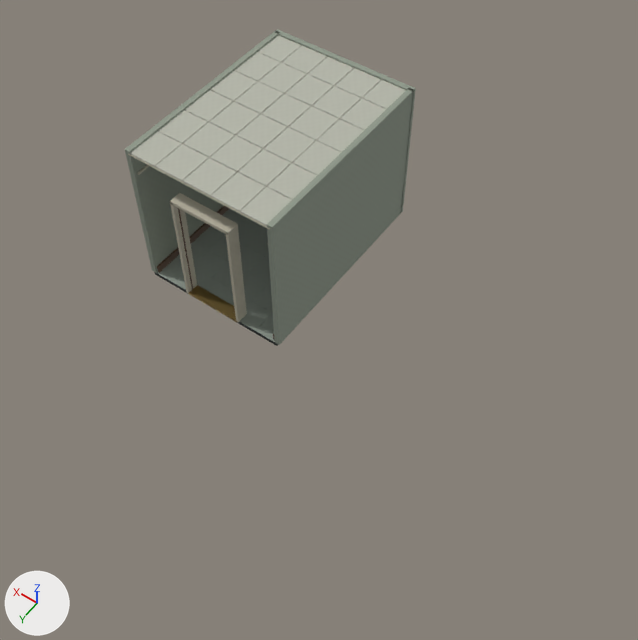
The FBX model unreal/ArtSource/Office/Export/SM_Office_Room.fbx, before and after one commit.
Before and after are seen from a camera (50 mm lens) standing at (-6.49, 0.06, 11.74) and looking at (-1.62, -6.77, 1.01). Arrows for +X, +Y and +Z are at lower left; the lights stay in place. The picture after the commit comes second.

The first picture shows 'SM_Office_Room'.
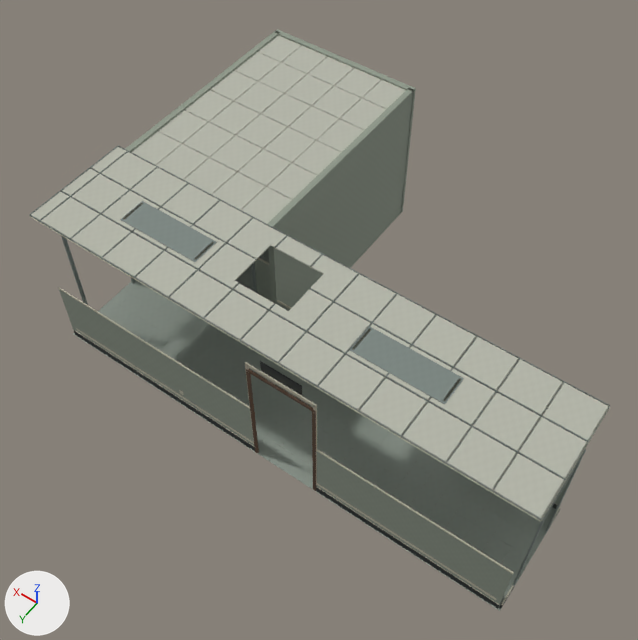
Location of each change, [x1, y1, x2, y2] in pixels of the pictures (638 x 640 px; the box of a moved part takes in the faces that stretch with it):
'SM_Office_Room', reshaped (99% wider, 83% taller): before [125, 29, 416, 346]; after [30, 29, 610, 611]
part 1 of me_cube_183, moved or reshaped (mostly hidden afterwards): before [226, 227, 247, 322]; after [254, 257, 260, 293]
part 2 of me_cube_183, moved or reshaped (not visible afterwards): before [170, 204, 197, 293]
part 3 of me_cube_183, moved or reshaped (not visible afterwards): before [170, 193, 238, 235]
part 4 of me_cube_183, moved or reshaped (not visible afterwards): before [178, 208, 193, 290]
part 5 of me_cube_183, added (mostly hidden): after [251, 263, 256, 292]
part 6 of me_cube_183, moved or reshaped (not visible afterwards): before [188, 285, 237, 322]
part 7 of me_cube_183, added: after [30, 145, 610, 611]
part 8 of me_cube_183, surface changed: before [125, 148, 352, 346]; after [125, 148, 352, 307]

What the commit changed:
Picture 'M_Office_CorridorTubeEast_rough.png' (img_m_office_corridortubeeast_rough_png) is new.
Picture 'M_Office_CorridorTubeEast_base.png' (img_m_office_corridortubeeast_base_png) is new.
Picture 'M_Office_Paper_base.png' (img_m_office_paper_base_png) is new.
Picture 'M_Office_Paper_rough.png' (img_m_office_paper_rough_png) is new.
Picture 'M_Office_CorridorTubeWest_base.png' (img_m_office_corridortubewest_base_png) is new.
Picture 'M_Office_CorridorTubeWest_rough.png' (img_m_office_corridortubewest_rough_png) is new.
Material 'M_Office_CorridorTubeEast' (mat_m_office_corridortubeeast) is new.
Uses the picture img_m_office_corridortubeeast_base_png.
Uses the picture img_m_office_corridortubeeast_rough_png.
Material 'M_Office_Paper' (mat_m_office_paper) is new.
Uses the picture img_m_office_paper_base_png.
Uses the picture img_m_office_paper_rough_png.
Material 'M_Office_CorridorTubeWest' (mat_m_office_corridortubewest) is new.
Uses the picture img_m_office_corridortubewest_base_png.
Uses the picture img_m_office_corridortubewest_rough_png.
me_cube_183 is used by ob_sm_office_room; location (0.0, 0.0, 0.0).
me_cube_183 had 10424 vertices, 20404 faces and spanned x -0.93..1.88, y -10.42..-6.57, z -0.07..2.78.
me_cube_183 now has 48477 vertices, 94884 faces and spans x -6.01..2.01, y -10.42..-4.79, z -0.07..2.8.
me_cube_183 part 1: the loose piece of 96 vertices spanning x -0.09..-0.03, y -6.81..-6.59, z 0.0..2.16 is scaled about its middle by (0.33, 0.794, 0.967), then moved by (0.0, -0.5, -0.04), in mat_m_office_cabinetenamel.
me_cube_183 part 2: the loose piece of 96 vertices spanning x 1.0..1.06, y -6.81..-6.59, z 0.0..2.16 is scaled about its middle by (0.341, 0.797, 0.0793), then moved by (-1.07, -0.5, -0.99), in mat_m_office_cabinetenamel.
me_cube_183 part 3: the loose piece of 96 vertices spanning x -0.09..1.06, y -6.81..-6.59, z 2.11..2.18 is scaled about its middle by (0.015, 0.326, 2.5), then moved by (-0.53, -0.55, -1.9), in mat_m_office_cabinetenamel.
me_cube_183 part 4: the loose piece of 96 vertices spanning x 1.0..1.01, y -6.7..-6.67, z 0.0..2.15 is scaled about its middle by (1.33, 3.19, 0.0694), then moved by (-1.05, -0.57, -0.03), in mat_m_office_cabinetenamel.
me_cube_183 part 5: the loose piece of 96 vertices spanning x -0.09..-0.03, y -6.81..-6.59, z 0.0..2.16 is copied, and the copy is scaled about its middle by (0.922, 0.0527, 0.967), then moved by (0.0, -0.4, -0.04), in mat_m_office_cabinetenamel; it spans x -0.08..-0.03, y -7.11..-7.1, z 0.0..2.09.
me_cube_183 part 6: the loose piece of 96 vertices spanning x -0.06..1.0, y -6.81..-6.57, z 0.01..0.02 is scaled about its middle by (0.0126, 0.758, 2.02), then moved by (0.51, -0.51, 0.95), in mat_m_office_cabinetenamel.
me_cube_183 part 7: 36013 vertices added at x -6.01..2.01, y -7.3..-4.79, z 0.0..2.8.
me_cube_183 part 8: 19188 kept faces spanning x -0.93..1.88, y -10.42..-6.6, z -0.07..2.78 get new texture (UV) coordinates.
Other edits to the shape of me_cube_183 do not show in these pictures.
me_cube_183 no longer uses material mat_m_office_agedbrass.
me_cube_183 gains material mat_m_office_corridortubewest.
me_cube_183 gains material mat_m_office_corridortubeeast.
me_cube_183 gains material mat_m_office_paper.
